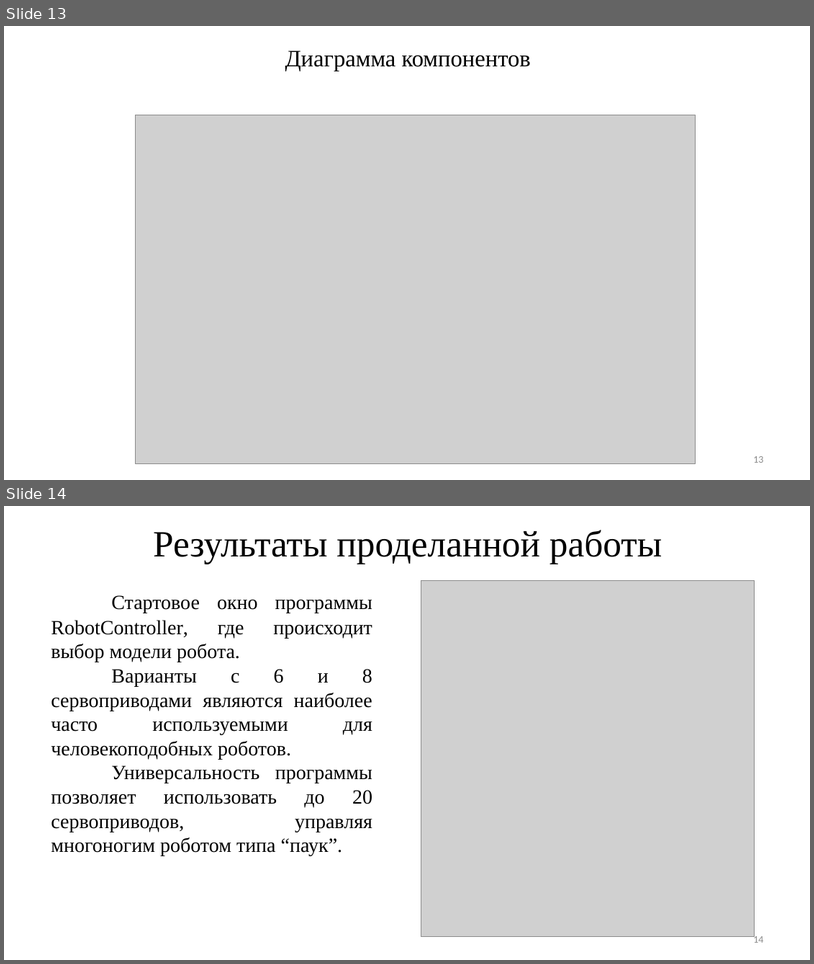
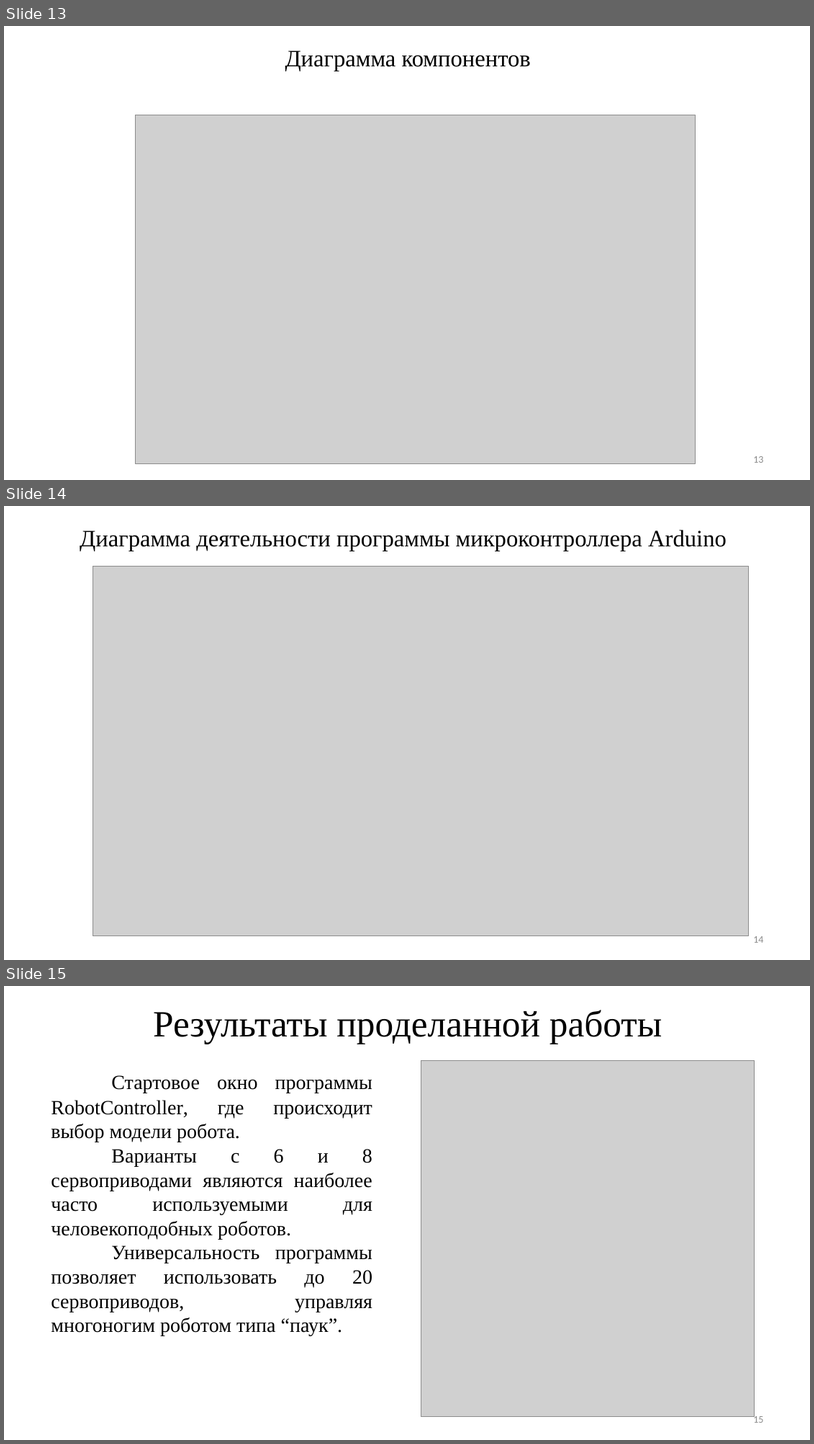
Before and after one commit to ArtemVolkov2103/1-Diplom, a slide deck: Дипломная Волков.pptx. Shown one above the other, each under a label of ours: slides 13 and 14 before the commit, slides 13, 14 and 15 after it. The pictures are 814x964 and 814x1444 pixels, drawn with LibreOffice and Linux fonts; fonts in the diff are those of the drawing; grey boxes stand for pictures. Boxes give left, top, right and bottom in pixels: in the first picture for what was removed or moved away, otherwise in the second. Text is boxed around its words. In the diff, an @@ line names an element or a change of style, - is before the commit and + after.

```diff
--- a/Дипломная Волков.pptx
+++ b/Дипломная Волков.pptx
@@ slide 14 added at bbox=[4, 506, 810, 960], background #FFFFFF @@
@@ title added at bbox=[80, 530, 727, 551], 28 pt, text #000000 @@
+Диаграмма деятельности программы микроконтроллера Arduino
@@ picture added at bbox=[93, 566, 749, 935] @@
@@ page number added at bbox=[754, 936, 764, 942], 12 pt, text #8C8C8C @@
+14
@@ what was slide 14 is now slide 15 @@
@@ page number at bbox=[754, 1414, 764, 1422]: text changed @@
-14
+15
```
Also in this commit, not shown: 2 slides changed, 3 other files.
